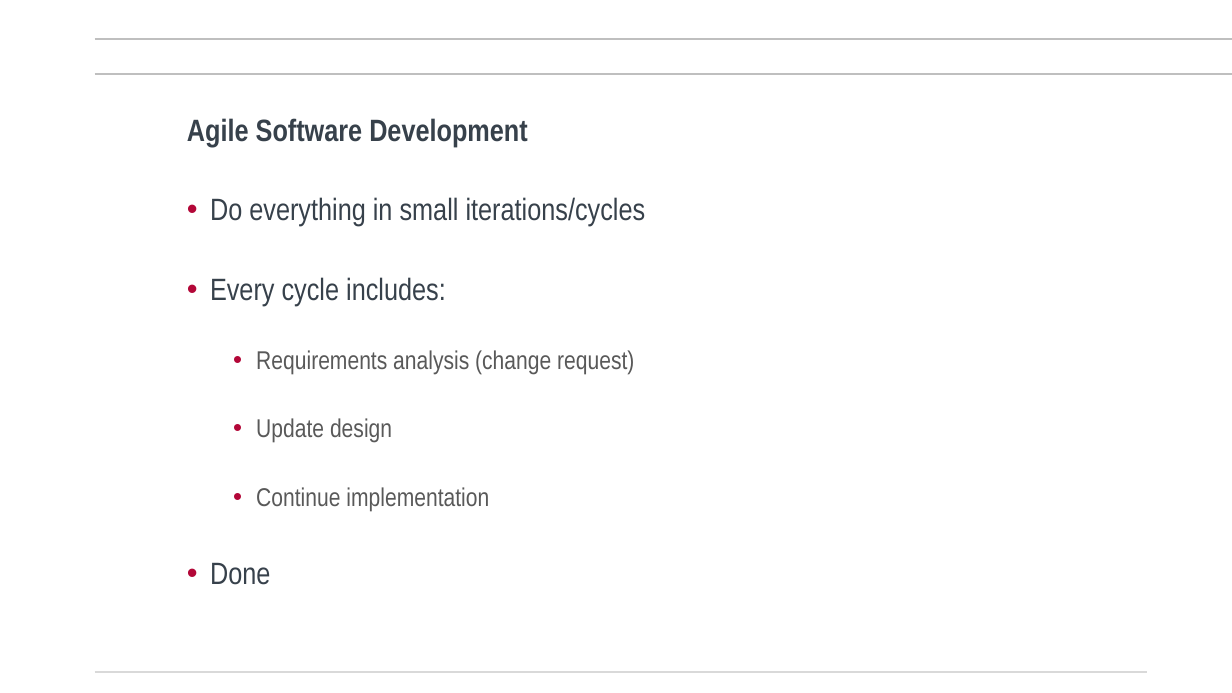
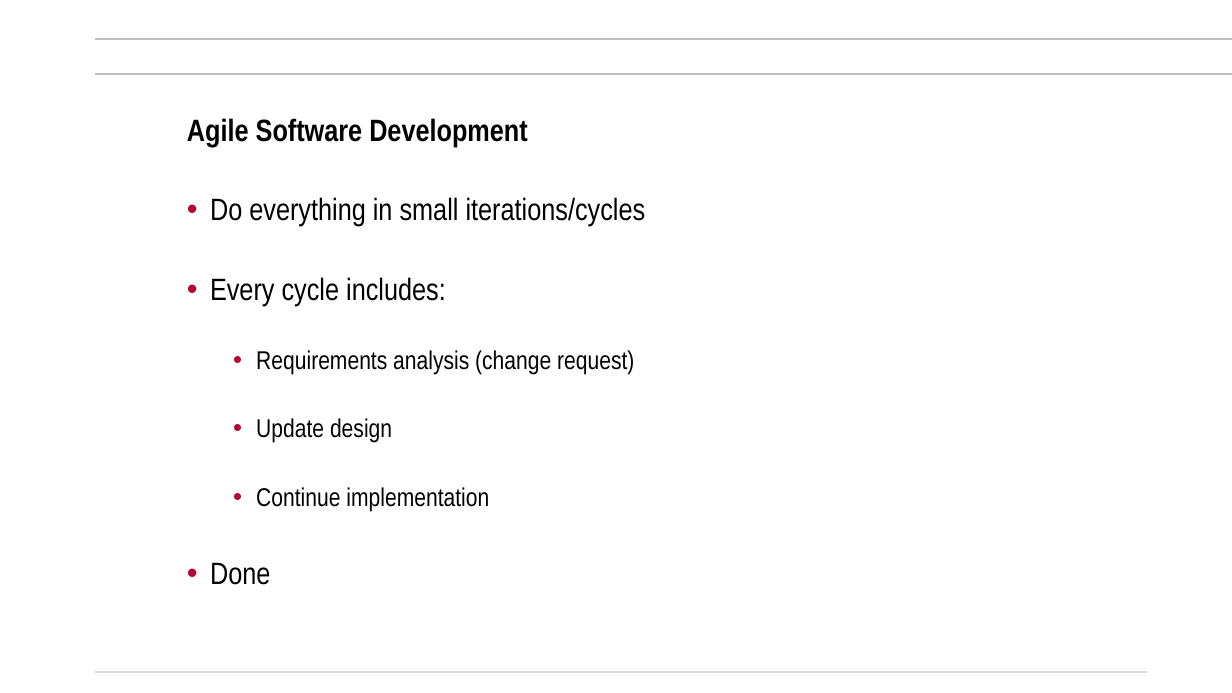
Before and after one commit to mikegrace2/CSEN160-Fall2026-Course-Website, a slide deck: slide 10 of lectures/Week02_ObjectOriented/1_ObjectOriented_V4.pptx (slide 11 before the commit). Drawn at 1232x693 pixels with LibreOffice and Linux fonts; fonts in the diff are those of the drawing; background and template pictures are left out. Boxes give left, top, right and bottom in pixels: in the first picture for what was removed or moved away, otherwise in the second. Text is boxed around its words. In the diff, an @@ line names an element or a change of style, - is before the commit and + after.

```diff
--- a/lectures/Week02_ObjectOriented/1_ObjectOriented_V4.pptx
+++ b/lectures/Week02_ObjectOriented/1_ObjectOriented_V4.pptx
@@ text "Agile Software Development" at bbox=[187, 118, 646, 585]: text colour #37414B to #000000 in "Agile Software Development", "Do everything in small iterations/cycles", "Every cycle includes:", "Done"; text colour #595959 to #000000 in "Requirements analysis (change request)", "Update design", "Continue implementation" @@
```
Also in this commit, not shown: 9 other slides changed, 1 other file.
